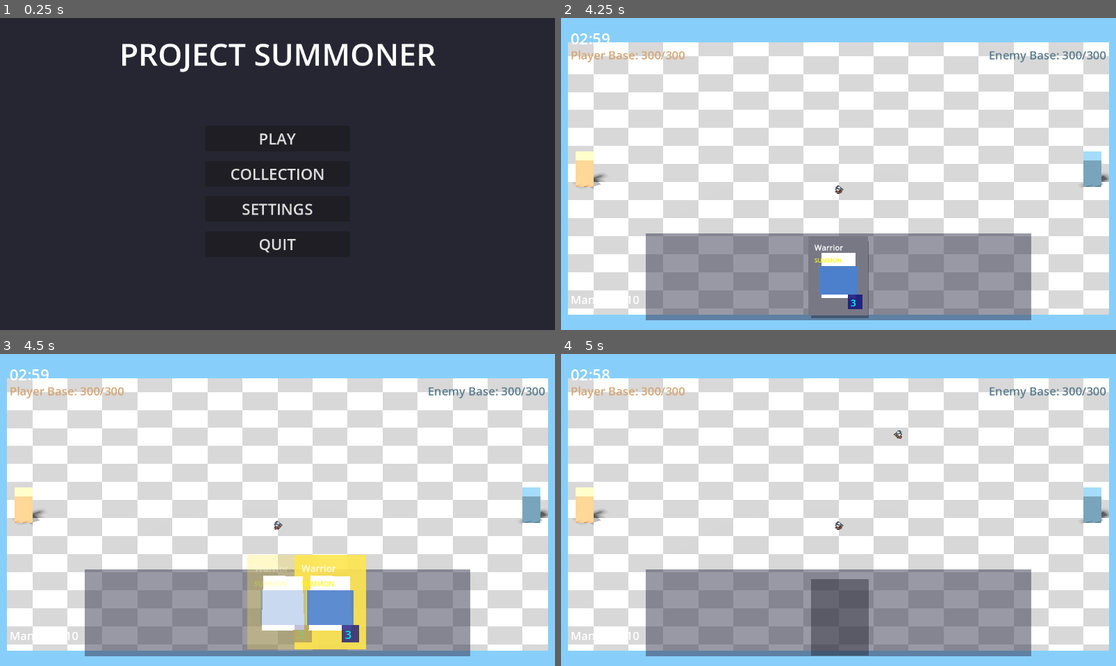
Above: before the commit, frames 1-4 (two rows, left to right).
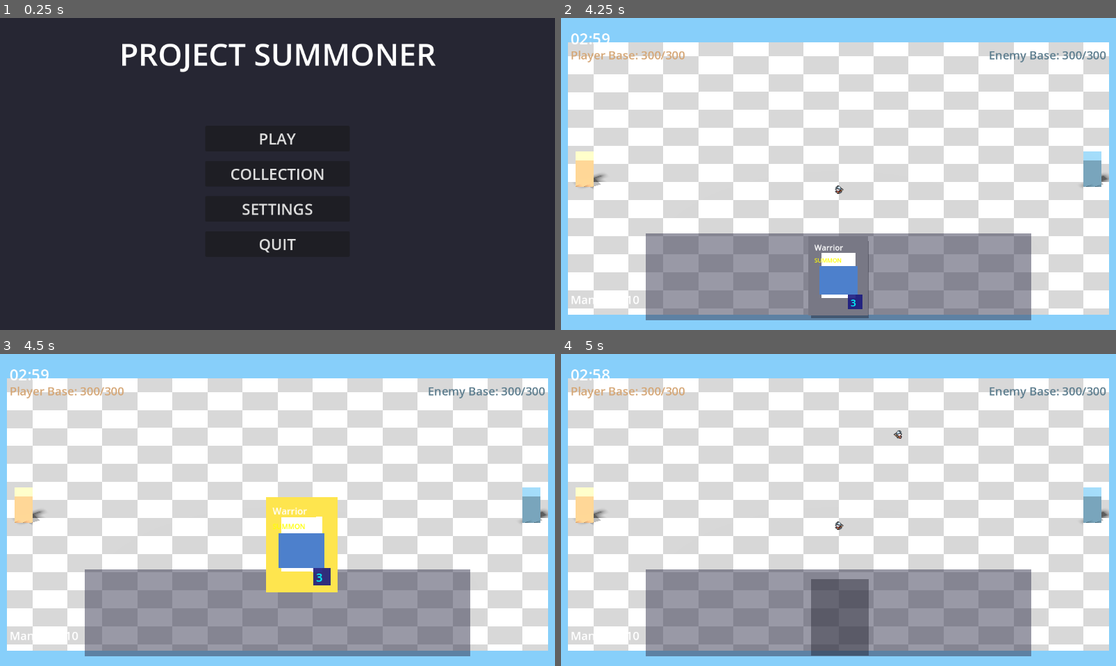
Above: after the commit, the same moments.

Repository: amari-charles/project-summoner
Game: Godot game, scene res://scenes/ui/main_menu.tscn
The game is run twice, just before and just after one commit, with the same random seed, the same clock (stepped at 60 frames per second) and the same inputs.
Inputs (mouse positions are in pixels of both pictures, inside the frame that each line leads up to):
- Up to frame 1 (0.25 s): no input
- Up to frame 2 (4.25 s): click "PLAY" at 0.5 s; click "SELECT" at 1.25 s; click "CHOOSE WARRIOR" at 2 s; click (738, 99) at 2.75 s; click "START BATTLE" at 3.5 s
- Up to frame 3 (4.5 s): tap Enter at 4.25 s; drag from (277, 612) to (333, 441) at 4.27 s
- Up to frame 4 (5 s): no input

Frames 1-2 are identical in both runs. In frame 3, 8.5% of the frame differs, in the area x 44-66%, y 45-95%; in frame 4, nothing differs.

Commit message:
Fix card drag offset and make card physically leave hand
Issues fixed:
1. Card no longer "falls down" - drags from where you grab it
2. Card physically disappears from hand during drag (Hearthstone-style)

Changes:
- Use at_position parameter to calculate grab point offset
- Wrap preview in Control with offset positioning (-at_position * HOVER_SCALE)
- Change modulate.a = 0.3 to visible = false (card completely disappears)
- Restore visible = true on drag end instead of modulate.a = 1.0

Result: Smooth Hearthstone-style dragging where card physically leaves hand and follows cursor from exact grab point

Diff:
--- a/scripts/ui/hand_ui.gd
+++ b/scripts/ui/hand_ui.gd
@@ -211,7 +211,7 @@
 		)
 
 	## Start dragging this card
-	func _get_drag_data(_at_position: Vector2) -> Variant:
+	func _get_drag_data(at_position: Vector2) -> Variant:
 		if not hand_ui or not hand_ui.summoner:
 			return null
 
@@ -221,12 +221,20 @@
 
 		# Create a visual duplicate as preview
 		var preview = duplicate(DUPLICATE_USE_INSTANTIATION)
-		preview.modulate = Color(1, 1, 1, 0.9)  # Slightly transparent
 		preview.scale = Vector2(HOVER_SCALE, HOVER_SCALE)
-		set_drag_preview(preview)
-
-		# Hide original card while dragging
-		modulate.a = 0.3
+
+		# Create wrapper to control preview offset
+		var preview_wrapper = Control.new()
+		preview_wrapper.add_child(preview)
+
+		# Position preview so the grab point stays under cursor
+		# at_position is where on THIS card the user clicked
+		preview.position = -at_position * HOVER_SCALE
+
+		set_drag_preview(preview_wrapper)
+
+		# Card physically leaves the hand (completely invisible)
+		visible = false
 		if shadow_card:
 			shadow_card.visible = false
 
@@ -240,8 +248,8 @@
 	## Called when drag ends (whether successful or cancelled)
 	func _notification(what: int) -> void:
 		if what == NOTIFICATION_DRAG_END:
-			# Restore visibility
-			modulate.a = 1.0
+			# Card returns to hand (if drag was cancelled)
+			visible = true
 			if shadow_card:
 				shadow_card.visible = true
 
